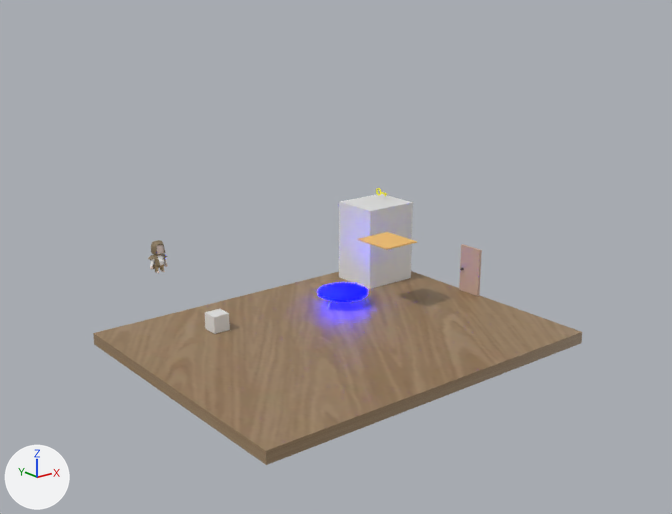
One commit to the Blender file frodomap/frodomap.blend: the scene before it, then after it.
Before and after are seen from a 50 mm camera at (-17.9, -23.9, 12.6) aimed at (0.9, -0.5, 3.2). Arrows for +X, +Y and +Z are at lower left; the lights stay in place.

Before the edit, the objects in view are built like this:
```python
ob_doors = bpy.data.objects.new('doors', me_cube_015)
ob_doors.location = (7.98, 0.0, 1.17)
ob_doors.rotation_euler = (0.0, 0.0, 3.142)  # degrees (0, 0, 180)
ob_doors.scale = (0.0528, 0.499, 0.939)
ob_doors2 = bpy.data.objects.new('doors2', me_cube_014)
ob_doors2.location = (7.98, 0.0, 0.61)
ob_doors2.rotation_euler = (0.0, 0.0, 3.142)  # degrees (0, 0, 180)
ob_doors2.scale = (0.0571, 0.534, 1.0)
ob_movingplatform = bpy.data.objects.new('MovingPlatform', me_cube_025)
ob_movingplatform.location = (4.45, 0.98, 2.8)
ob_movingplatform.scale = (0.748, 0.822, -0.0216)
ob_wall2 = bpy.data.objects.new('wall2', me_cube_001)
ob_wall2.location = (1.19, 5.75, 4.96)
ob_wall2.rotation_euler = (1.571, 0.0, 0.0)  # degrees (90, 0, 0)
ob_wall2.scale = (6.78, -5.36, 0.406)
ob_wall3 = bpy.data.objects.new('wall3', me_cube_003)
ob_wall3.location = (8.4, 0.01, 4.96)
ob_wall3.rotation_euler = (1.571, 0.0, 1.571)  # degrees (90, 0, 90)
ob_wall3.scale = (6.18, -5.35, 0.406)
ob_wall4 = bpy.data.objects.new('wall4', me_cube_004)
ob_wall4.location = (-5.99, -0.03, 5.1)
ob_wall4.rotation_euler = (1.571, 0.0, 1.571)  # degrees (90, 0, 90)
ob_wall4.scale = (6.18, -5.35, 0.406)
# also in view: 'Trampoline' at (3.3, 2.1, 0.7); 'Floor' at (1.3, 0.0, 0.0); 'Cube.004' at (6.3, 3.8, 1.8)
```
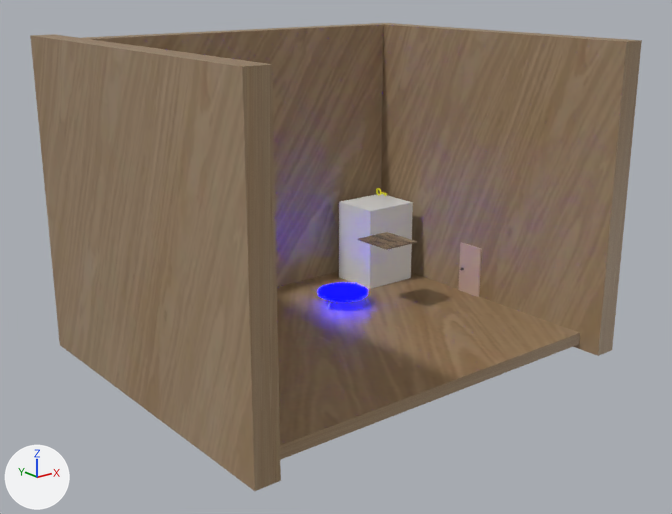
What differs and where, as boxes [x1, y1, x2, y2] in the pictures (672 x 514 px):
'wall4', shown (brown)
    after: [30, 34, 281, 491]
'wall3', shown (brown)
    after: [371, 23, 642, 356]
'wall2', shown (brown)
    after: [83, 23, 384, 287]
'MovingPlatform', surface changed (orange to brown)
    both: [358, 232, 417, 250]
'doors2', shown
    after: [458, 242, 482, 297]

Patch to the scene script:
```diff
--- a/frodomap/frodomap.blend.py
+++ b/frodomap/frodomap.blend.py
@@ img_rock_face_03_webp @@
+img_rock_face_03_webp = load_image('rock_face_03.webp', 'rock_face_03.webp', 1440, 720, 'sRGB')
@@ mat_material_022 @@
 mat_material_022 = principled_material('Material.022')
-mat_material_022.base_color = (0.949, 0.549, 0.157)  # orange #f9c46e
+mat_material_022.texture = img_rock_face_03_webp
@@ ob_wall2 @@
 ob_wall2.scale = (6.78, -5.36, 0.406)
-ob_wall2.hide_set(True)
@@ ob_wall3 @@
 ob_wall3.scale = (6.18, -5.35, 0.406)
-ob_wall3.hide_set(True)
@@ ob_wall4 @@
 ob_wall4.scale = (6.18, -5.35, 0.406)
-ob_wall4.hide_set(True)
@@ ob_doors2 @@
 _m = ob_doors2.modifiers.new('Solidify', 'SOLIDIFY')
 _m.thickness = 0.1
-ob_doors2.hide_set(True)
```
